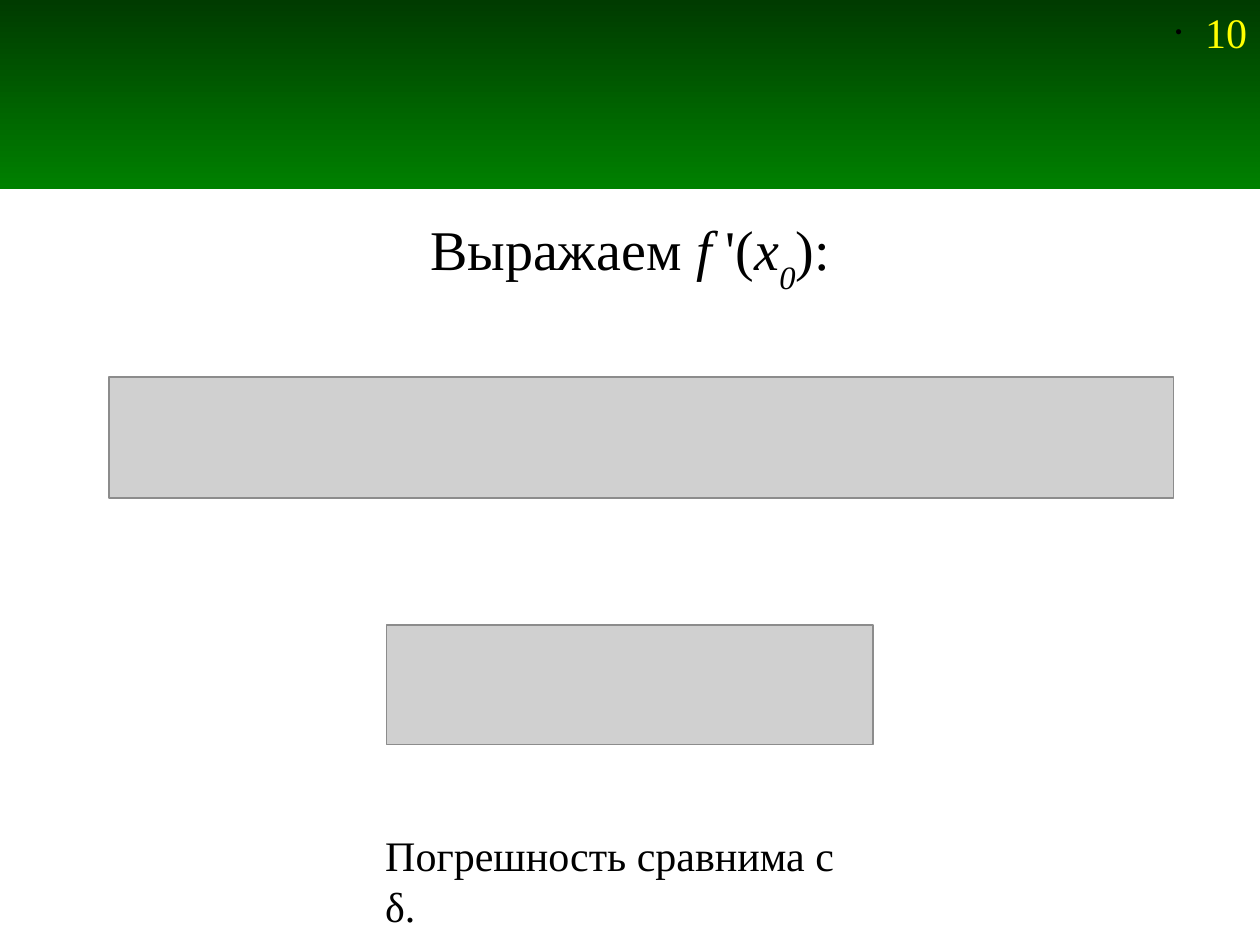
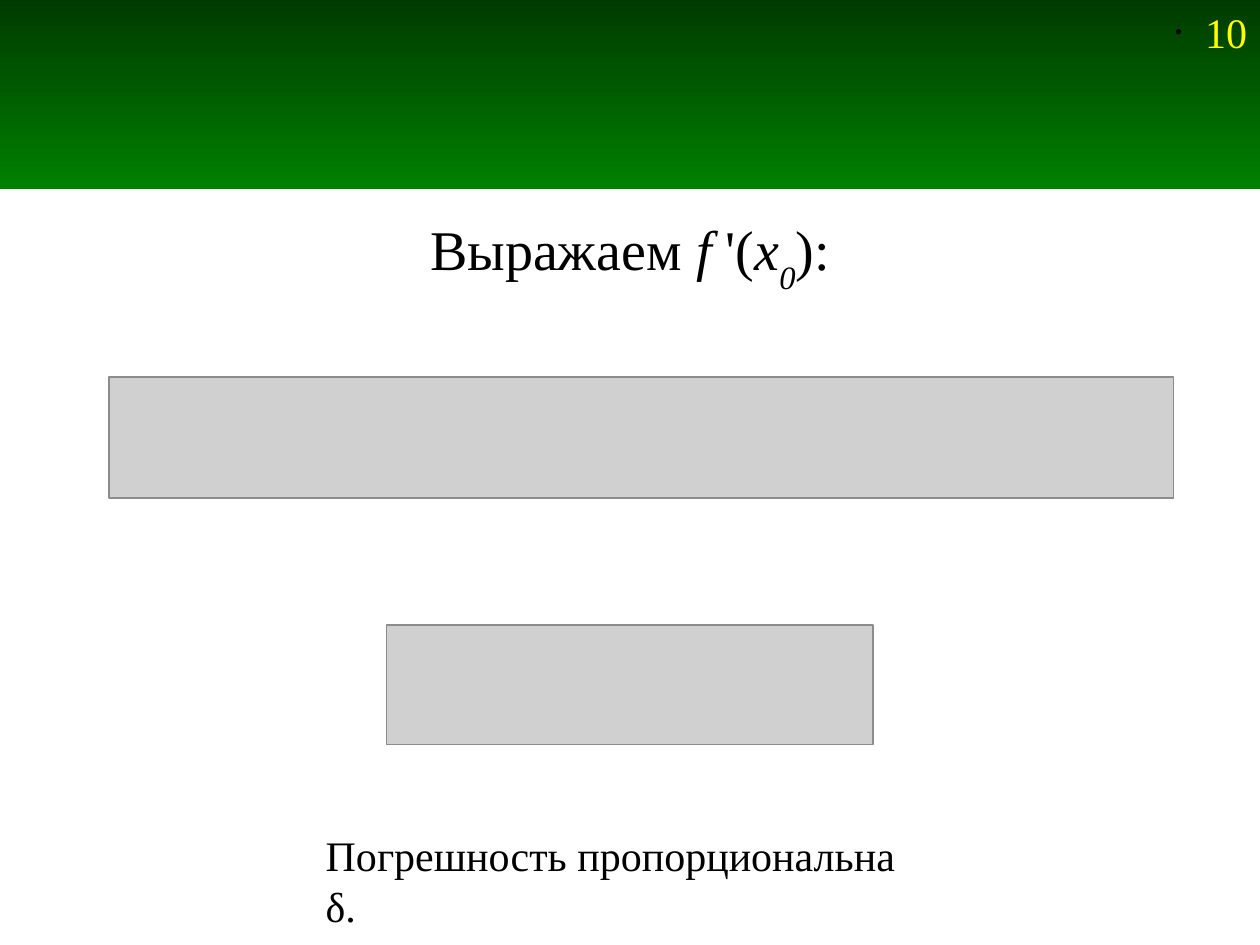
Before and after one commit to andris0147sv/modelling, a slide deck: slide 10 of presentations/2. FDTD.odp. Drawn at 1260x945 pixels with LibreOffice and Linux fonts; fonts in the diff are those of the drawing; grey boxes stand for pictures. Boxes give left, top, right and bottom in pixels: in the first picture for what was removed or moved away, otherwise in the second. Text is boxed around its words. In the diff, an @@ line names an element or a change of style, - is before the commit and + after.

```diff
--- a/presentations/2. FDTD.odp
+++ b/presentations/2. FDTD.odp
@@ text at [326, 843, 895, 923]: text changed @@
-Погрешность сравнима с δ.
+Погрешность пропорциональна δ.
```
Also in this commit, not shown: 11 other slides changed, 4 slides added, 2 other files.
